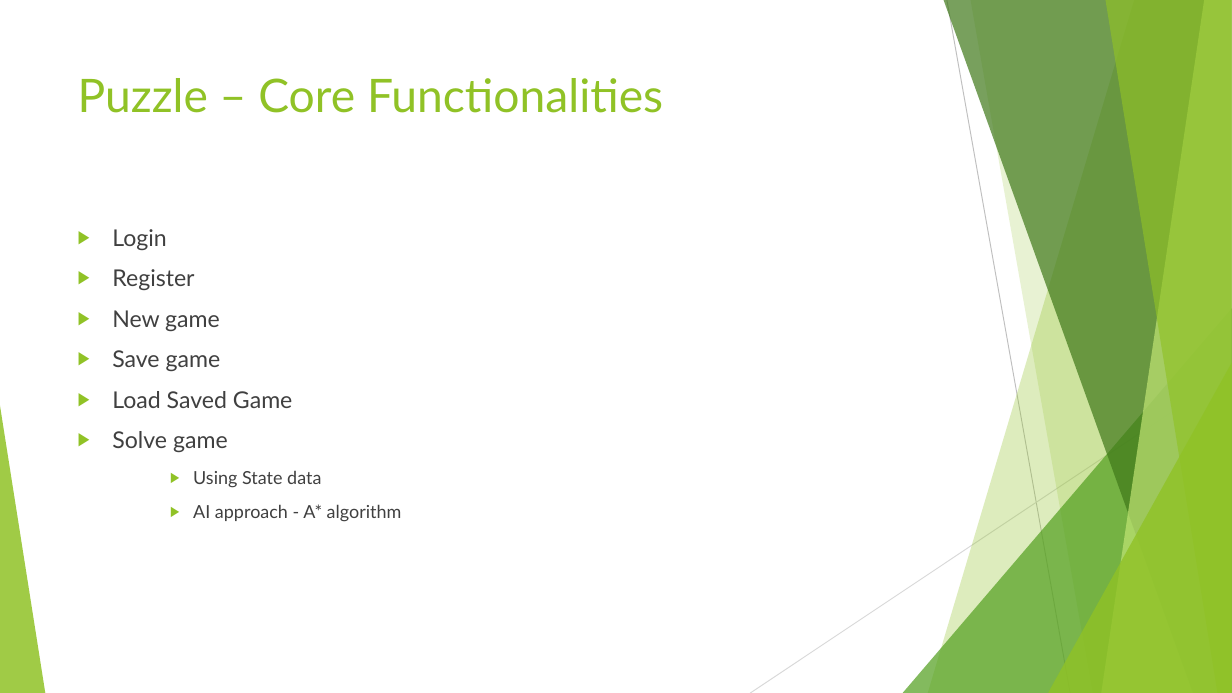
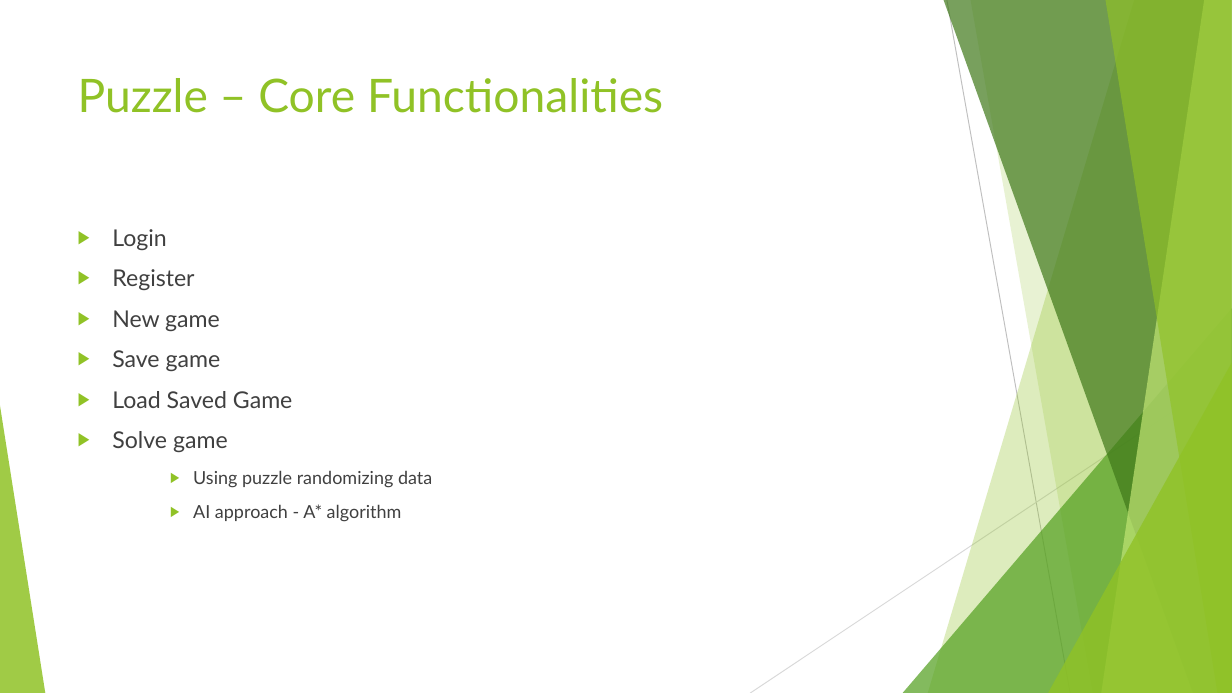
Before and after one commit to AarthyKS/SlidingPuzzle, a slide deck: slide 6 of docs/Sliding Puzzle.pptx (slide 5 before the commit). Drawn at 1232x693 pixels with LibreOffice and Linux fonts; fonts in the diff are those of the drawing. Boxes give left, top, right and bottom in pixels: in the first picture for what was removed or moved away, otherwise in the second. Text is boxed around its words. In the diff, an @@ line names an element or a change of style, - is before the commit and + after.

```diff
--- a/docs/Sliding Puzzle.pptx
+++ b/docs/Sliding Puzzle.pptx
@@ text at <box>193,470,432,488</box>: text changed @@
-    ▶ Using State data
+    ▶ Using puzzle randomizing data
```
Also in this commit, not shown: 2 other slides changed, 2 slides added.
